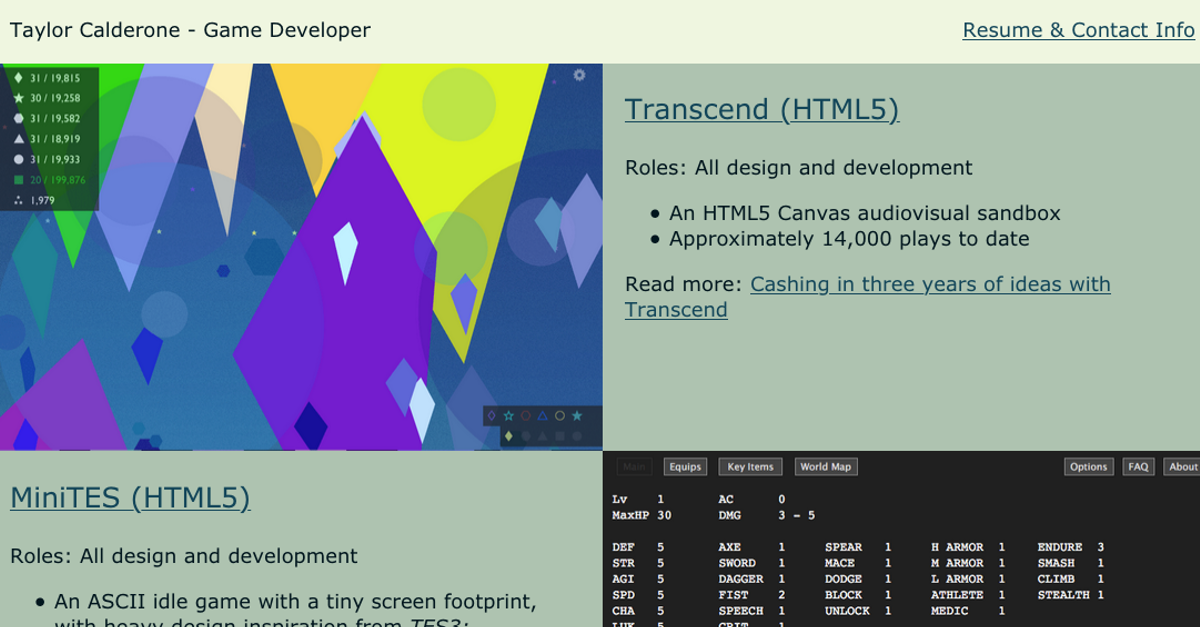
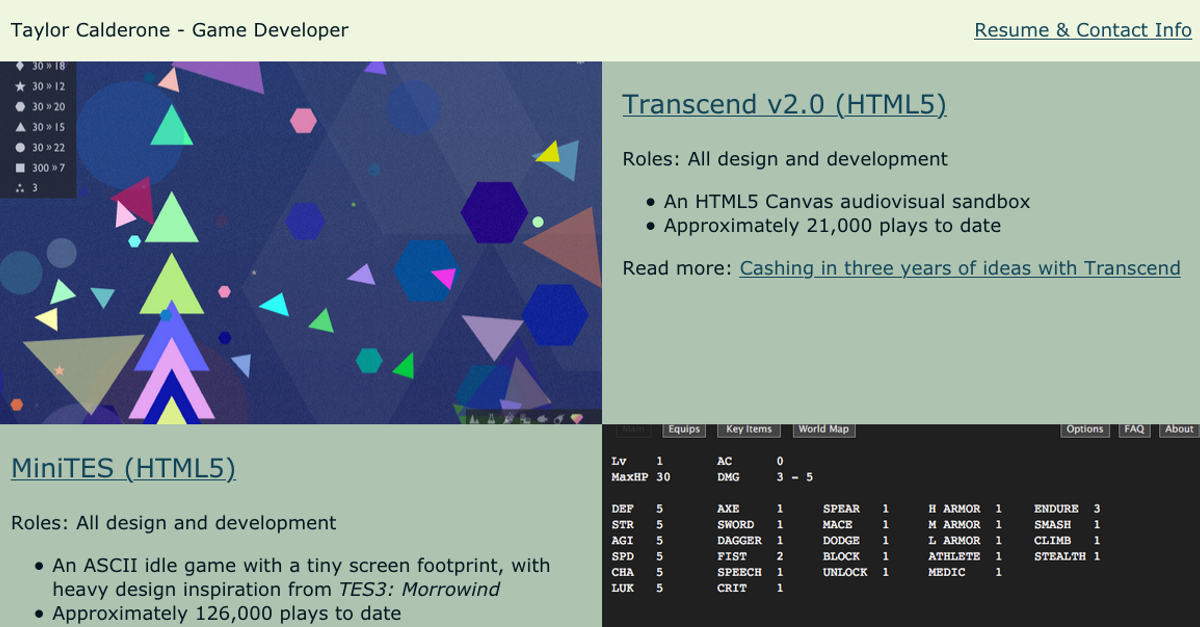
Revision of a layered 1200x627 image; what changed, layer by layer:
painted on "Gamedev" over bbox(0, 20, 1200, 627)
painted on "Webdev" over bbox(0, 20, 1200, 627)
